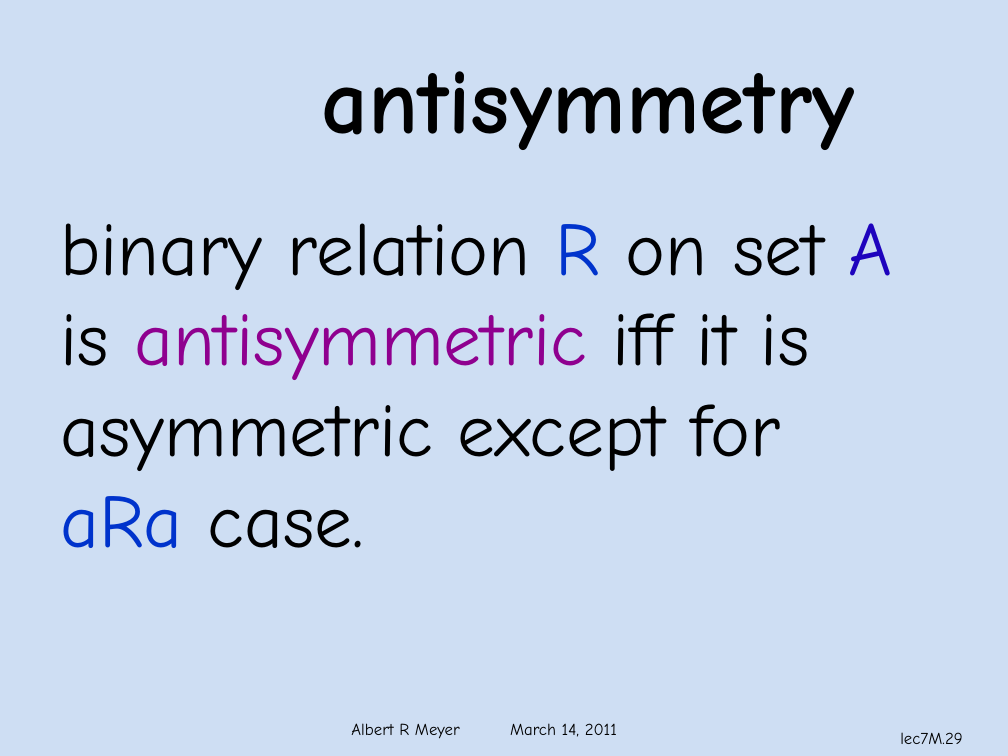
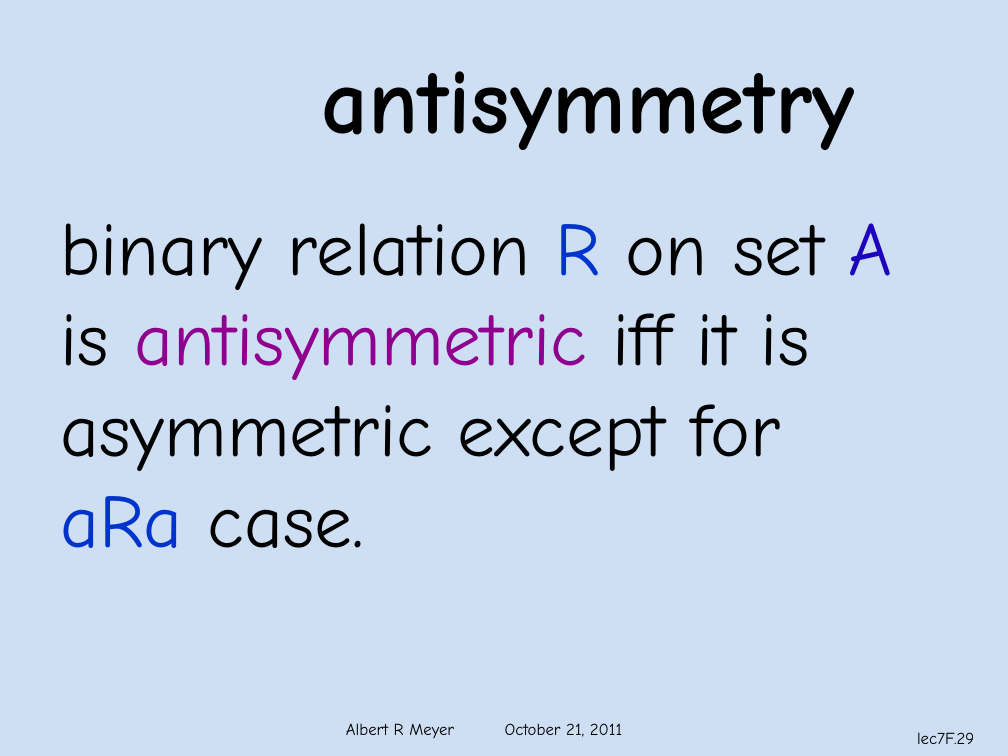
Before and after one commit to armeyer/mcs_web, a slide deck: slide 29 of fall11/slidesF11/slides7f.pptx. Drawn at 1008x756 pixels with LibreOffice and Linux fonts; fonts in the diff are those of the drawing; background and template pictures are left out. Boxes give left, top, right and bottom in pixels: in the first picture for what was removed or moved away, otherwise in the second. Text is boxed around its words. In the diff, an @@ line names an element or a change of style, - is before the commit and + after.

```diff
--- a/fall11/slidesF11/slides7f.pptx
+++ b/fall11/slidesF11/slides7f.pptx
@@ text at bbox=[346, 723, 622, 738]: text changed @@
-Albert R Meyer March 14, 2011
+Albert R Meyer October 21, 2011
@@ page number at bbox=[917, 732, 974, 744]: text changed @@
-lec7M.29
+lec7F.29
```
Also in this commit, not shown: 36 other slides changed, 4 other files.
